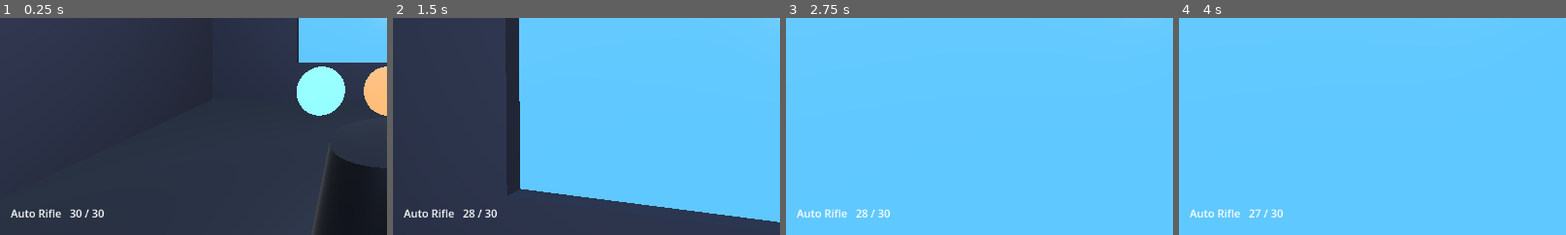
Above: before the commit, frames 1-4 (left to right).
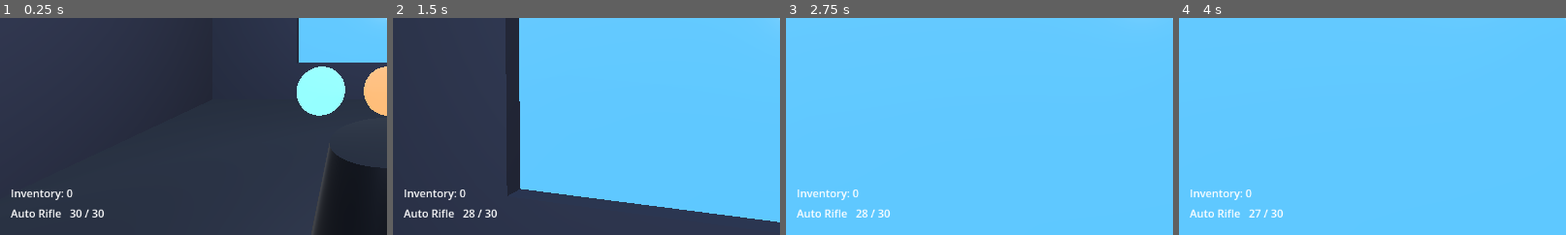
Above: after the commit, the same moments.

Repository: vasilisbit/The_Risen
Game: Godot game, scene res://scenes/hub/hub.tscn
Two runs of this game, one before a commit and one after it. Both use one fixed random seed, a clock stepped at 60 frames per second and the inputs below.
Inputs (mouse positions are % of the whole screen's width and height, from its top left):
- Up to frame 1 (0.25 s): no input
- Up to frame 2 (1.5 s): tap Enter at 0.5 s; move the mouse to (55, 50) at 0.52 s; hold E (interact) 0.53-1.28 s; hold W (move_forward) from 0.53 s (still down); click (55, 50) at 0.67 s; tap Space (jump) at 0.77 s; move the mouse to (45, 50) at 1.27 s; click (45, 50) at 1.35 s
- Up to frame 3 (2.75 s): keep holding W (move_forward); tap Space (jump) at 1.52 s; tap E (interact) at 1.55 s; move the mouse to (52, 48) at 2.02 s; hold E (interact) from 2.03 s (still down)
- Up to frame 4 (4 s): keep holding W (move_forward); tap Space (jump) at 2.75, 3.02, 3.77 s; move the mouse to (49, 52) at 2.77 s; release E (interact) at 2.78 s; tap Shift (sprint) at 2.85 s; click (49, 52) at 2.92 s; tap E (interact) at 3.05 s; move the mouse to (57, 51) at 3.52 s; hold E (interact) from 3.53 s (still down); tap 1 (weapon_1) at 3.6 s
The pictures show only the part of the screen within x 0-50%, y 50-100%; the shares and areas given below are measured in that part.

The runs differ from the first frame. In frame 1, 0.3% of the frame differs, in the area x 3-19%, y 79-84%; in frame 2, 0.3%; in frame 3, 0.3%; in frame 4, 0.3%.

Commit message:
feat(t-0011): Implement loot drop system
scenes/weapons/loot_drop.tscn + scripts/loot_drop.gd (class LootDrop, Area3D):
rolls rarity on spawn per GDD §2.7 (Common 50 / Rare 35 / Epic 15, Exotic 0 for
MVP), shows a rarity-coloured spinning pickup (white/blue/purple/gold emissive)
with a 2 m proximity Area3D and a billboard "Press E [rarity]" prompt. On the
interact action while in range it appends {id, name, rarity} to
SaveManager.owned_weapons, saves, and frees itself; a _picked guard prevents
double pickups from E spam.

EnemyBase._drop_loot now spawns the shared loot_drop.tscn (or an enemy's
exported loot_scene) at the death position + a random offset within a 1 m
radius, replacing the placeholder beacon. All three archetypes drop real loot.

scripts/inventory_hud.gd on a new Guardian HUD label shows owned_weapons count,
refreshed on SaveManager game_saved/game_loaded.

Verified via game_eval: 5000-roll distribution 49.7 / 35.1 / 15.2; enemy death
-> 1 LootDrop within 1 m; pickup adds to inventory + frees, double-E stays at
+1; 2 m proximity sets in-range + shows the prompt; 20 kills -> 20 drops; the
inventory HUD updates on pickup. Reset the test save to defaults. Headless
import clean (exit 0).

Diff:
--- a/scenes/player/guardian.tscn
+++ b/scenes/player/guardian.tscn
@@ -3,6 +3,7 @@
 [ext_resource type="Script" uid="uid://l7ec6tmmmqg5" path="res://scripts/guardian.gd" id="1_6cu61"]
 [ext_resource type="Script" uid="uid://ce0bx76alqjv5" path="res://scripts/debug_hud.gd" id="2_7yqv1"]
 [ext_resource type="Script" uid="uid://dwnqxirhkf3kp" path="res://scripts/mission_interactor.gd" id="2_gmxg0"]
+[ext_resource type="Script" uid="uid://p0rsegtkfxti" path="res://scripts/inventory_hud.gd" id="4_6t5an"]
 [ext_resource type="Script" uid="uid://4qd8fyryxbxb" path="res://scripts/weapon_manager.gd" id="4_gmxg0"]
 
 [sub_resource type="CapsuleShape3D" id="CapsuleShape3D_gmxg0"]
@@ -96,5 +97,16 @@
 offset_bottom = -14.0
 text = "Auto Rifle   30 / 30"
 
+[node name="Inventory" type="Label" parent="DebugHUD" unique_id=301877071]
+anchors_preset = 2
+anchor_top = 1.0
+anchor_bottom = 1.0
+offset_left = 16.0
+offset_top = -74.0
+offset_right = 420.0
+offset_bottom = -46.0
+text = "Inventory: 0"
+script = ExtResource("4_6t5an")
+
 [node name="WeaponManager" type="Node3D" parent="." unique_id=1945568865]
 script = ExtResource("4_gmxg0")
--- /dev/null
+++ b/scenes/weapons/loot_drop.tscn
@@ -0,0 +1,6 @@
+[gd_scene format=3 uid="uid://cq22boj3gjtu4"]
+
+[ext_resource type="Script" uid="uid://jiilbssmuvmt" path="res://scripts/loot_drop.gd" id="1_bv73y"]
+
+[node name="LootDrop" type="Area3D" unique_id=828215994]
+script = ExtResource("1_bv73y")
--- a/scripts/enemy_base.gd
+++ b/scripts/enemy_base.gd
@@ -8,12 +8,13 @@
 
 signal died(where: Vector3)
 
-## Assigned by the loot system (T-0011); until then a placeholder beacon drops.
+## Loot spawned on death. If unset, the shared loot_drop.tscn (T-0011) is used.
 @export var loot_scene: PackedScene
 
 ## Local height (from the body origin at the feet) at/above which a hit counts
 ## as a headshot — matches the 1.8 m capsule (top hemisphere).
 const HEAD_MIN_LOCAL_Y := 1.4
+const LOOT_SCENE_PATH := "res://scenes/weapons/loot_drop.tscn"
 
 var max_health: float = 100.0
 var health: float = 100.0
@@ -72,22 +73,30 @@
 	queue_free()
 
 
+## Spawn loot at the death position + a random offset within a 1 m radius
+## (GDD §2.7). Uses `loot_scene` if set, else the shared loot_drop.tscn.
 func _drop_loot(where: Vector3) -> void:
-	var drop: Node3D
+	var drop: Node3D = null
 	if loot_scene != null:
 		drop = loot_scene.instantiate() as Node3D
 	else:
+		var packed := load(LOOT_SCENE_PATH)
+		if packed != null:
+			drop = packed.instantiate() as Node3D
+	if drop == null:
 		drop = _placeholder_loot()
 	# Parent to the scene (not self — we are about to free) so the drop persists.
-	# Add to the tree BEFORE setting global_position (that requires being inside).
 	var host := get_tree().current_scene
 	if host == null:
 		host = get_tree().root
 	host.add_child(drop)
-	drop.global_position = where + Vector3(0.0, 0.5, 0.0)
+	var offset := Vector3(randf_range(-1.0, 1.0), 0.0, randf_range(-1.0, 1.0))
+	if offset.length() > 1.0:
+		offset = offset.normalized()
+	drop.global_position = where + Vector3(0.0, 0.4, 0.0) + offset
 
 
-## Temporary loot marker until T-0011 provides loot_drop.tscn.
+## Fallback marker if the loot scene fails to load.
 func _placeholder_loot() -> Node3D:
 	var mi := MeshInstance3D.new()
 	mi.name = "LootDropPlaceholder"
--- /dev/null
+++ b/scripts/inventory_hud.gd
@@ -0,0 +1,18 @@
+extends Label
+## T-0011 inventory readout: shows how many items are in
+## SaveManager.owned_weapons, refreshed whenever the save changes.
+
+func _ready() -> void:
+	var sm := get_node_or_null("/root/SaveManager")
+	if sm:
+		sm.game_saved.connect(_refresh)
+		sm.game_loaded.connect(_refresh)
+	_refresh()
+
+
+func _refresh() -> void:
+	var sm := get_node_or_null("/root/SaveManager")
+	var n := 0
+	if sm:
+		n = (sm.data.get("owned_weapons", []) as Array).size()
+	text = "Inventory: %d" % n
--- /dev/null
+++ b/scripts/loot_drop.gd
@@ -0,0 +1,115 @@
+class_name LootDrop
+extends Area3D
+
+## Loot drop (T-0011). Rolls a rarity on spawn (GDD §2.7: Common 50 / Rare 35 /
+## Epic 15 / Exotic 0 for MVP), shows a rarity-coloured spinning pickup with a
+## 2 m proximity Area3D and a "Press E" prompt, and on interact adds the item to
+## SaveManager.owned_weapons and frees itself. Guarded against double-pickup.
+
+const RARITY_COLORS := {
+	"Common": Color(1.0, 1.0, 1.0),
+	"Rare": Color(0.2, 0.5, 1.0),
+	"Epic": Color(0.6, 0.25, 1.0),
+	"Exotic": Color(1.0, 0.8, 0.1),
+}
+const WEAPON_KINDS := ["Auto Rifle", "Shotgun", "Sniper", "Hand Cannon"]
+const PICKUP_RADIUS := 2.0
+
+var rarity: String = "Common"
+var kind: String = "Auto Rifle"
+
+var _player_in_range: bool = false
+var _picked: bool = false
+var _mesh: MeshInstance3D
+var _prompt: Label3D
+var _spin: float = 0.0
+
+
+func _ready() -> void:
+	add_to_group("loot")
+	collision_mask = 1                     # detect the player (world layer 1)
+	roll_rarity()
+	_build_visual()
+	body_entered.connect(_on_body_entered)
+	body_exited.connect(_on_body_exited)
+
+
+## Roll rarity 1-100 per GDD §2.7 (Exotic folded into Epic for the MVP).
+func roll_rarity() -> void:
+	var r := randi_range(1, 100)
+	if r <= 50:
+		rarity = "Common"
+	elif r <= 85:
+		rarity = "Rare"
+	else:
+		rarity = "Epic"
+	kind = WEAPON_KINDS[randi() % WEAPON_KINDS.size()]
+
+
+func _build_visual() -> void:
+	_mesh = MeshInstance3D.new()
+	var box := BoxMesh.new()
+	box.size = Vector3(0.35, 0.35, 0.35)
+	_mesh.mesh = box
+	var mat := StandardMaterial3D.new()
+	var c: Color = RARITY_COLORS.get(rarity, Color.WHITE)
+	mat.albedo_color = c
+	mat.emission_enabled = true
+	mat.emission = c
+	mat.emission_energy_multiplier = 2.5
+	_mesh.material_override = mat
+	_mesh.position = Vector3(0, 0.35, 0)
+	add_child(_mesh)
+
+	var col := CollisionShape3D.new()
+	var sph := SphereShape3D.new()
+	sph.radius = PICKUP_RADIUS
+	col.shape = sph
+	add_child(col)
+
+	_prompt = Label3D.new()
+	_prompt.text = "Press E  [%s]" % rarity
+	_prompt.billboard = BaseMaterial3D.BILLBOARD_ENABLED
+	_prompt.no_depth_test = true
+	_prompt.position = Vector3(0, 1.0, 0)
+	_prompt.visible = false
+	add_child(_prompt)
+
+
+func _process(delta: float) -> void:
+	if _mesh:
+		_spin += delta
+		_mesh.rotation.y = _spin * 1.5
+
+
+func _on_body_entered(body: Node) -> void:
+	if body.is_in_group("player"):
+		_player_in_range = true
+		if _prompt:
+			_prompt.visible = true
+
+
+func _on_body_exited(body: Node) -> void:
+	if body.is_in_group("player"):
+		_player_in_range = false
+		if _prompt:
+			_prompt.visible = false
+
+
+func _unhandled_input(event: InputEvent) -> void:
+	if _player_in_range and not _picked and event.is_action_pressed("interact"):
+		pickup()
+
+
+## Add to inventory + free. Idempotent (double-E spam picks up once).
+func pickup() -> void:
+	if _picked:
+		return
+	_picked = true
+	var sm := get_node_or_null("/root/SaveManager")
+	if sm:
+		var owned: Array = sm.data.get("owned_weapons", [])
+		owned.append({"id": "loot_%d" % Time.get_ticks_usec(), "name": kind, "rarity": rarity})
+		sm.data["owned_weapons"] = owned
+		sm.save_game()
+	queue_free()
Not shown, added: scripts/inventory_hud.gd.uid
Not shown, added: scripts/loot_drop.gd.uid
